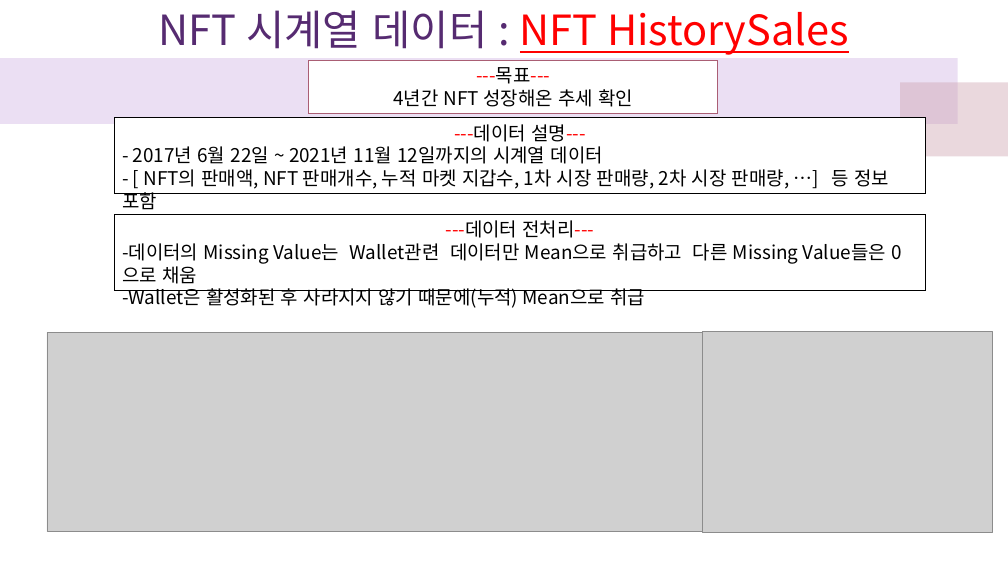
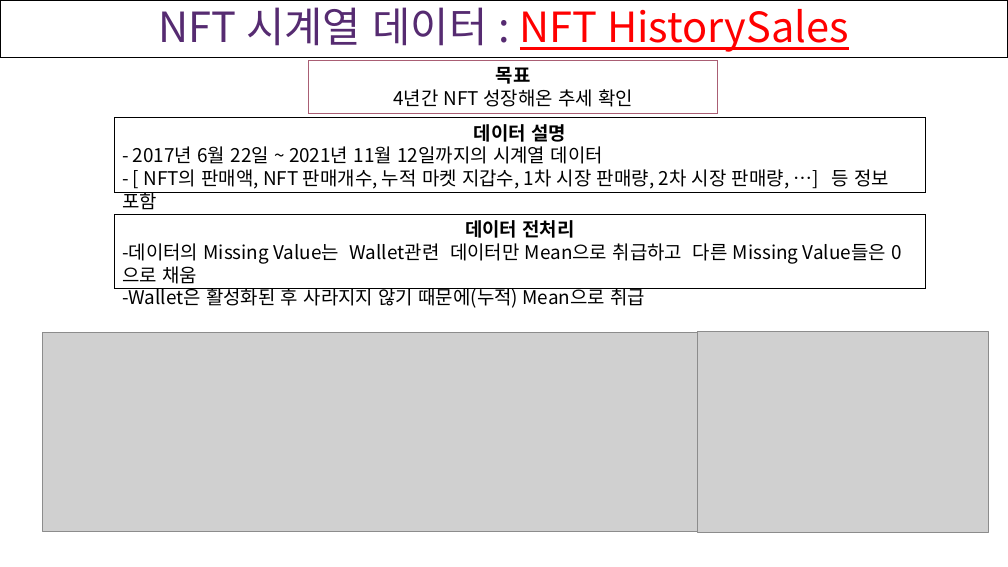
Before and after one commit to cgw03Lau/DAP__, a slide deck: slide 4 of DAP_Project/데분프 발표.pptx (slide 5 before the commit). Drawn at 1008x567 pixels with LibreOffice and Linux fonts; fonts in the diff are those of the drawing; grey boxes stand for pictures. Boxes give left, top, right and bottom in pixels: in the first picture for what was removed or moved away, otherwise in the second. Text is boxed around its words. In the diff, an @@ line names an element or a change of style, - is before the commit and + after.

```diff
--- a/DAP_Project/데분프 발표.pptx
+++ b/DAP_Project/데분프 발표.pptx
@@ rectangle "NFT 시계열 데이터 : NFT ..." at box(0, 0, 1008, 57): line spacing 1 to 0.9; outline #FFFFFF 0.75 pt to #000000 0.75 pt @@
@@ rectangle removed at box(0, 0, 268, 45) @@
@@ rectangle removed at box(197, 0, 411, 45) @@
@@ rectangle removed at box(0, 33, 958, 124) @@
@@ text in rectangle at box(393, 67, 633, 107): text changed @@
----목표---
-4년간 NFT 성장해온 추세 확인
+목표
+4년간 NFT 성장해온 추세 확인
@@ rectangle removed at box(901, 82, 1008, 157) @@
@@ text in rectangle at box(474, 124, 566, 142): text changed; text colour #FF0000 to #000000; bold on @@
----데이터 설명---
+데이터 설명
@@ text in rectangle at box(465, 220, 575, 238): text changed; text colour #FF0000 to #000000; bold on @@
----데이터 전처리---
+데이터 전처리
@@ picture: place and size @@
-picture at box(47, 333, 702, 532)
+picture at box(42, 333, 698, 532)
@@ picture: place and size @@
-picture at box(702, 332, 993, 533)
+picture at box(698, 332, 988, 533)
```
Also in this commit, not shown: 13 other slides changed, 1 slide added, 1 slide removed.
